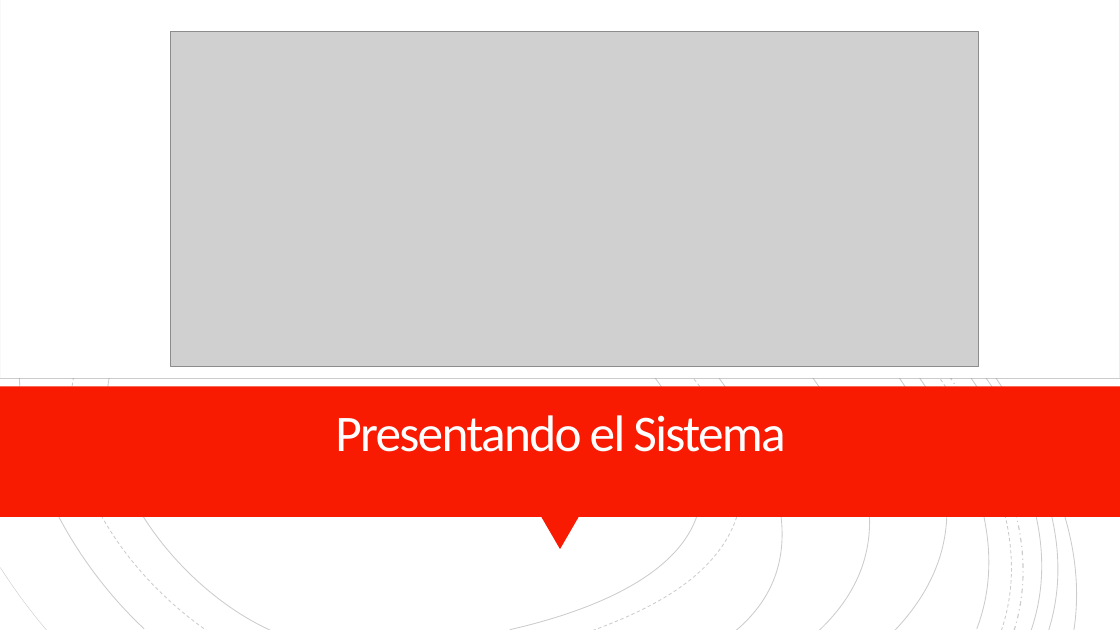
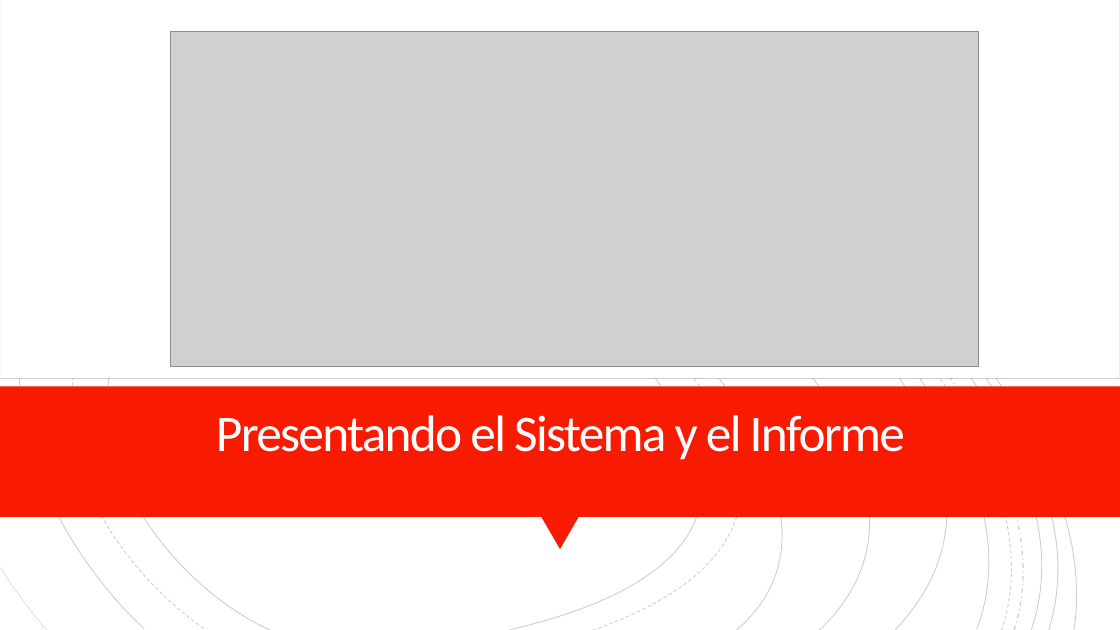
Before and after one commit to elpolloconmayo/Taller1, a slide deck: slide 10 of Presentación/Presentacion flp.pptx. Drawn at 1120x630 pixels with LibreOffice and Linux fonts; fonts in the diff are those of the drawing; grey boxes stand for pictures. Boxes give left, top, right and bottom in pixels: in the first picture for what was removed or moved away, otherwise in the second. Text is boxed around its words. In the diff, an @@ line names an element or a change of style, - is before the commit and + after.

Commit message:
mas depresion

```diff
--- a/Presentación/Presentacion flp.pptx
+++ b/Presentación/Presentacion flp.pptx
@@ title at (216, 415, 905, 460): text changed @@
-Presentando el Sistema
+Presentando el Sistema y el Informe
```
